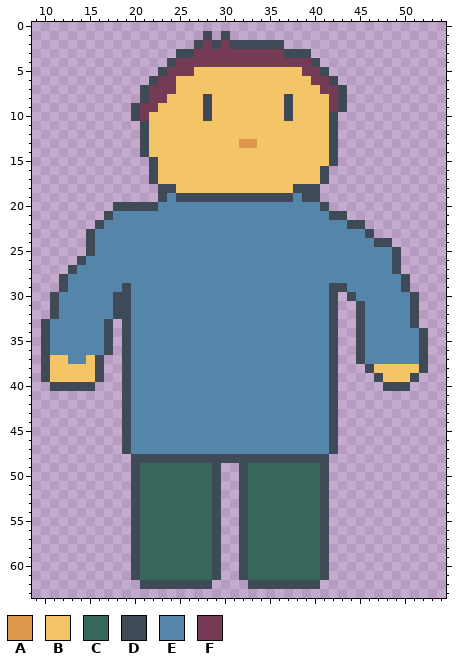
Pixel-art sprite, stored at assets/images/class/player.png. Above, as it was before the edit.
The file is 64x64 pixels. Shown: x 9..54, y 0..63.
Palette (. is transparent): A #dd984b  B #f3c567  C #37665c  D #3e4a56  E #5585a9  F #753b54
Pixels before (only the part around the change), first column x 9:
 0 ..............................................
 1 ...................D.D........................
 2 ..................DFDFDDDDDD..................
 3 ................DDFFFFFFFFFFDDD...............
 4 ...............DFFFFFFFFFFFFFFFD..............
 5 ..............DFFFBBBBBBBBBBBBFFD.............
 6 .............DFFBBBBBBBBBBBBBBBFFD............
 7 ............DFFFBBBBBBBBBBBBBBBBFFD...........
 8 ............DFFBBBBDBBBBBBBBDBBBBFD...........
 9 ...........DFFBBBBBDBBBBBBBBDBBBBFD...........
10 ...........DFBBBBBBDBBBBBBBBDBBBBD............
11 ............DBBBBBBBBBBBBBBBBBBBBD............
12 ............DBBBBBBBBBBBBBBBBBBBBD............
13 ............DBBBBBBBBBBAABBBBBBBBD............
14 ............DBBBBBBBBBBBBBBBBBBBBD............
15 .............DBBBBBBBBBBBBBBBBBBBD............
16 .............DBBBBBBBBBBBBBBBBBBD.............
17 .............DBBBBBBBBBBBBBBBBBBD.............
18 ..............DDBBBBBBBBBBBBBDDD..............
19 ..............DEDDDDDDDDDDDDDEDD..............
20 .........DDDDDEEEEEEEEEEEEEEEEEED.............
21 ........DEEEEEEEEEEEEEEEEEEEEEEEEDD...........
22 .......DEEEEEEEEEEEEEEEEEEEEEEEEEEEDD.........
23 ......DEEEEEEEEEEEEEEEEEEEEEEEEEEEEEED........
24 ......DEEEEEEEEEEEEEEEEEEEEEEEEEEEEEEEDD......
25 ......DEEEEEEEEEEEEEEEEEEEEEEEEEEEEEEEEED.....
26 .....DEEEEEEEEEEEEEEEEEEEEEEEEEEEEEEEEEED.....
27 ....DEEEEEEEEEEEEEEEEEEEEEEEEEEEEEEEEEEED.....
28 ...DEEEEEEEEEEEEEEEEEEEEEEEEEEEEEEEEEEEEED....
29 ...DEEEEEEDEEEEEEEEEEEEEEEEEEEEEEDDEEEEEED....
30 ..DEEEEEEDDEEEEEEEEEEEEEEEEEEEEEED.DEEEEEED...
31 ..DEEEEEEDDEEEEEEEEEEEEEEEEEEEEEED..DEEEEED...
32 ..DEEEEEEDDEEEEEEEEEEEEEEEEEEEEEED..DEEEEED...
33 .DEEEEEED.DEEEEEEEEEEEEEEEEEEEEEED..DEEEEED...
34 .DEEEEEED.DEEEEEEEEEEEEEEEEEEEEEED..DEEEEEED..
35 .DEEEEEED.DEEEEEEEEEEEEEEEEEEEEEED..DEEEEEED..
36 .DEEEEEED.DEEEEEEEEEEEEEEEEEEEEEED..DEEEEEED..
37 .DBBEEBD..DEEEEEEEEEEEEEEEEEEEEEED..DEEEEEED..
38 .DBBBBBD..DEEEEEEEEEEEEEEEEEEEEEED...DBBBBBD..
39 .DBBBBBD..DEEEEEEEEEEEEEEEEEEEEEED....DBBBD...
40 ..DDDDD...DEEEEEEEEEEEEEEEEEEEEEED.....DDD....
41 ..........DEEEEEEEEEEEEEEEEEEEEEED............
42 ..........DEEEEEEEEEEEEEEEEEEEEEED............
43 ..........DEEEEEEEEEEEEEEEEEEEEEED............
44 ..........DEEEEEEEEEEEEEEEEEEEEEED............
45 ..........DEEEEEEEEEEEEEEEEEEEEEED............
46 ..........DEEEEEEEEEEEEEEEEEEEEEED............
47 ..........DEEEEEEEEEEEEEEEEEEEEEED............
48 ...........DDDDDDDDDDDDDDDDDDDDDD.............
49 ...........DCCCCCCCCD..DCCCCCCCCD.............
50 ...........DCCCCCCCCD..DCCCCCCCCD.............
51 ...........DCCCCCCCCD..DCCCCCCCCD.............
52 ...........DCCCCCCCCD..DCCCCCCCCD.............
53 ...........DCCCCCCCCD..DCCCCCCCCD.............
54 ...........DCCCCCCCCD..DCCCCCCCCD.............
55 ...........DCCCCCCCCD..DCCCCCCCCD.............
56 ...........DCCCCCCCCD..DCCCCCCCCD.............
57 ...........DCCCCCCCCD..DCCCCCCCCD.............
58 ...........DCCCCCCCCD..DCCCCCCCCD.............
59 ...........DCCCCCCCCD..DCCCCCCCCD.............
60 ...........DCCCCCCCCD..DCCCCCCCCD.............
61 ...........DCCCCCCCCD..DCCCCCCCCD.............
62 ............DDDDDDDD....DDDDDDDD..............
63 ..............................................
Once edited:
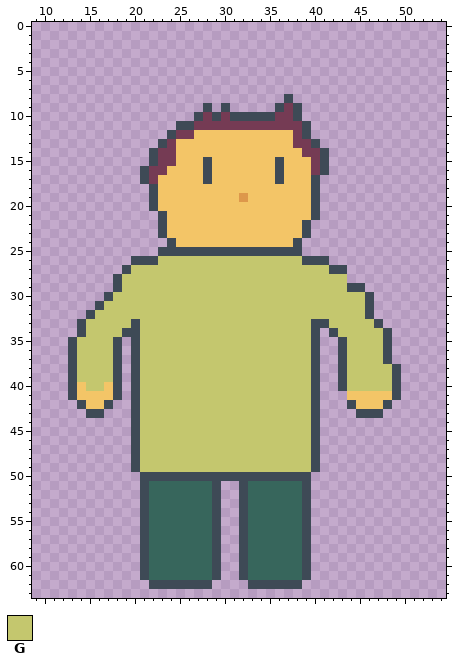
Colours new in this view: G #c4c76e
Change:
Changed rows in their new state; - is an unchanged pixel.
first column x 10:
 1 ------------------.-.----------------------
 2 -----------------..........----------------
 3 ---------------...............-------------
 4 --------------.................------------
 5 -------------...................-----------
 6 ------------.....................----------
 7 -----------.......................---------
 8 -----------................-......---------
 9 ----------........-.D.....DFD.....---------
10 ----------.......DFDFDDDDDFFD....----------
11 -----------....DDFFFFFFFFFFFFD...----------
12 -----------...DFF-----------FD...----------
13 -----------..DF-------BB----FFD..----------
14 -----------.DFF--------------FFD.----------
15 -------------FF---D-------D---FD.----------
16 -----------DFF----D-------D---F------------
17 -----------DF-----D-------D---D.-----------
18 ------------DBB-------------BB-------------
19 ------------DBBBBBBBBBABBBBBBB-------------
20 --------....-BBBBBBBBBBBBBBBBBD.-----------
21 -------......DBBBBBBBBBBBBBBBBD...---------
22 ------.......DBBBBBBBBBBBBBBBD......-------
23 -----........DBBBBBBBBBBBBBBBD.......------
24 -----.........DBBBBBBBBBBBBBD..........----
25 -----........DDDDDDDDDDDDDDDD...........---
26 ----......DDDGGGGGGGGGGGGGGGGDDD........---
27 ---......DGGGGGGGGGGGGGGGGGGGGGGDD......---
28 --......DGGGGGGGGGGGGGGGGGGGGGGGGG.......--
29 --......DGGGGGGGGGGGGGGGGGGGGGGGGGDD.....--
30 -......DGGGGGGGGGGGGGGGGGGGGGGGGGGGGD.....-
31 -.....DGGGGGGGGGGGGGGGGGGGGGGGGGGGGGD.....-
32 -....DGGGGGGGGGGGGGGGGGGGGGGGGGGGGGGD.....-
33 ....DGGGGGDGGGGGGGGGGGGGGGGGGGDDGGGGGD....-
34 ....DGGGG-DGGGGGGGGGGGGGGGGGGGD.-GGGGGD....
35 ...DGGGGD.DGGGGGGGGGGGGGGGGGGGD..DGGGGD....
36 ...DGGGGD.DGGGGGGGGGGGGGGGGGGGD..DGGGGD....
37 ...DGGGGD.DGGGGGGGGGGGGGGGGGGGD..DGGGGD....
38 ...DGGGGD.DGGGGGGGGGGGGGGGGGGGD..DGGGGGD...
39 ...DGGGGD.DGGGGGGGGGGGGGGGGGGGD..DGGGGGD..-
40 -..-BGGBD.DGGGGGGGGGGGGGGGGGGGD..DGGGGG-.--
41 ---DBBBBD.DGGGGGGGGGGGGGGGGGGGD..-BBBBBD---
42 ----DBBD-.DGGGGGGGGGGGGGGGGGGGD..-DBBBD----
43 -----DD--.DGGGGGGGGGGGGGGGGGGGD..--DDD-----
44 ---------.DGGGGGGGGGGGGGGGGGGGD..----------
45 ---------.DGGGGGGGGGGGGGGGGGGGD..----------
46 ---------.DGGGGGGGGGGGGGGGGGGGD..----------
47 ---------.DGGGGGGGGGGGGGGGGGGGD..----------
48 -----------GGGGGGGGGGGGGGGGGGG-.-----------
49 -----------GGGGGGGGGGGGGGGGGGGD.-----------
50 ----------.DDDDDDDD-DD-DDDDDDD..-----------
51 ----------.D-----------------D..-----------
52 ----------.D-----------------D..-----------
53 ----------.D-----------------D..-----------
54 ----------.D-----------------D..-----------
55 ----------.D-----------------D..-----------
56 ----------.D-----------------D..-----------
57 ----------.D-----------------D..-----------
58 ----------.D-----------------D..-----------
59 ----------.D-----------------D..-----------
60 ----------.D-----------------D..-----------
61 ----------.D-----------------D..-----------
62 -----------.-----------------..------------
Pixel boxes of the changes (left, top, right, bottom) in both pictures:
changed: (41, 31, 428, 589)
